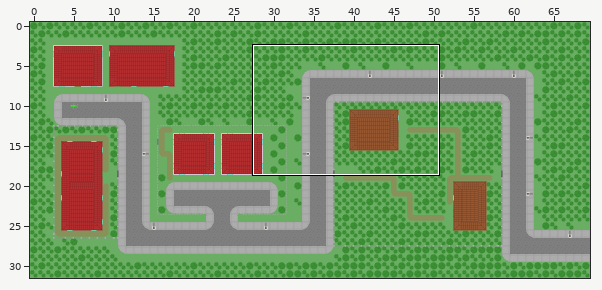
Tiled map (JSON) -- maps/Map1.json. Above: a wide view before the commit, with the close-up outlined.
Close-up. Before:
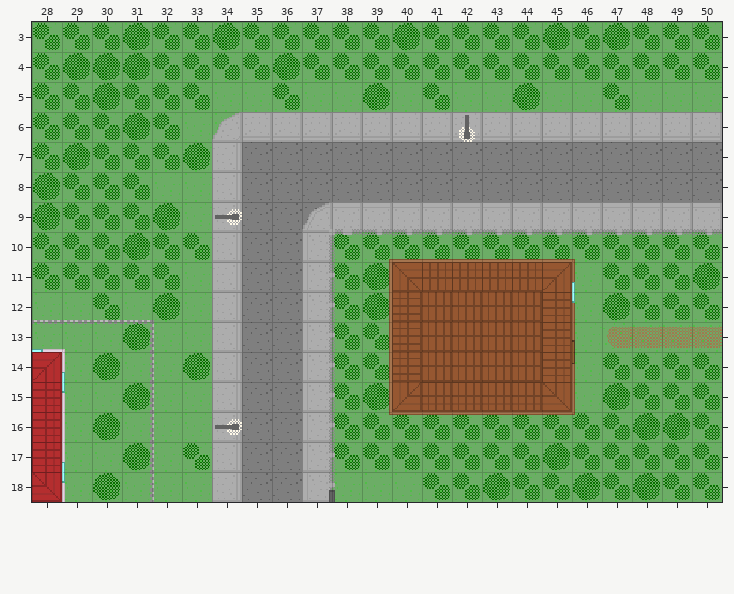
Cells are 20x20 px. Shown: x 28..50, y 3..18. The commit also changed other parts of the map, which this record leaves out.
The same view after the edit:
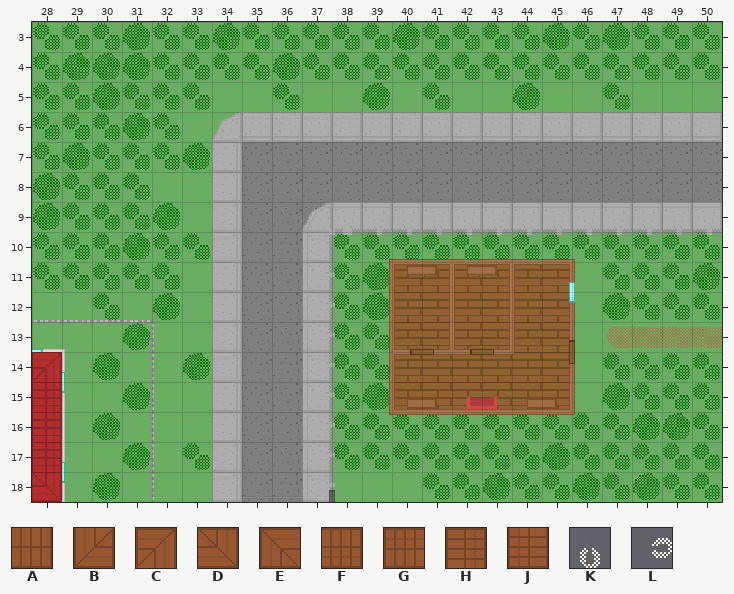
Key: from "TilesetGround": A 90 "Roof2", B 92 "RoofCornerOut2", C 92 turned 180 "RoofCornerOut2", D 92 turned 270 "RoofCornerOut2", E 92 turned 90 "RoofCornerOut2", F 93 "RoofSide2", G 93 turned 180 "RoofSide2", H 93 turned 270 "RoofSide2", J 93 turned 90 "RoofSide2", K 99 "LightPost1", L 99 turned 270 "LightPost1".
_ is an empty cell.
The exact change:
Layer "FloorGround/Roof" (now hidden):
Tile A is removed in rows 12 to 14 at x 41 to 44.
Tile B is removed in row 15 at x 40.
Tile C is removed in row 11 at x 45.
Tile D is removed in row 15 at x 45.
Tile E is removed in row 11 at x 40.
Tile F is removed in row 15 at x 41 to 44.
Tile G is removed in row 11 at x 41 to 44.
Tile H is removed in rows 12 to 14 at x 45.
Tile J is removed in rows 12 to 14 at x 40.
Tile K is removed in row 6 at x 42.
Tile L is removed in row 9 at x 34; in row 16 at x 34.
